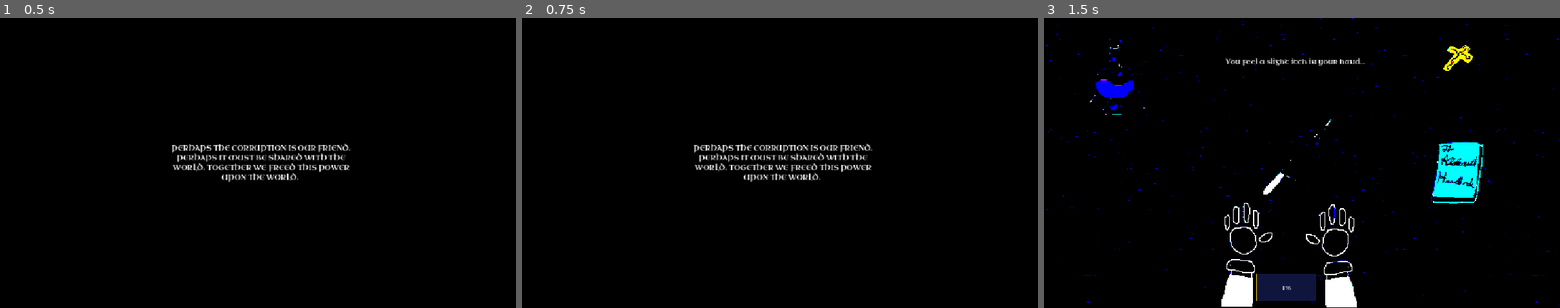
Above: before the commit, frames 1-3 (left to right).
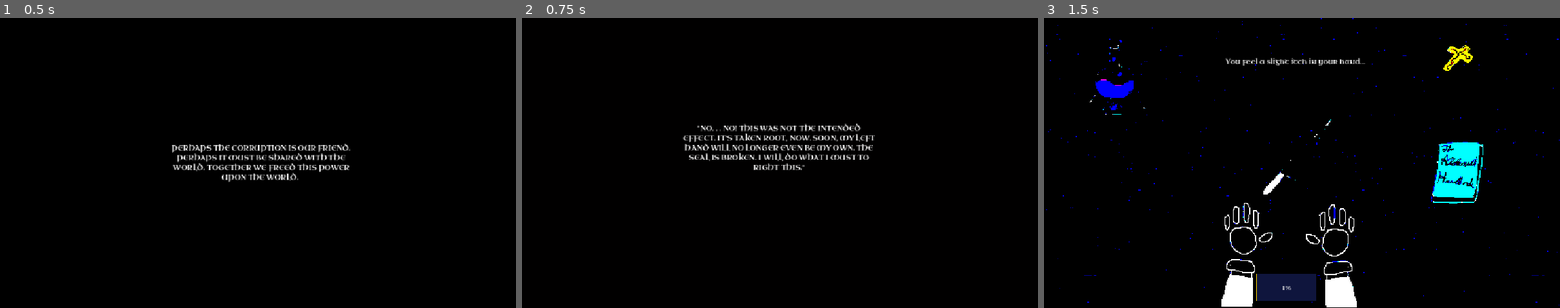
Above: after the commit, the same moments.

Repository: landonhershey/GWJ-Alchemist
Game: Godot game, scene res://scenes/endings/evil_ending.tscn
Two runs of this game, one before a commit and one after it. Both use one fixed random seed, a clock stepped at 60 frames per second and the inputs below. This scene is started directly instead of the project's main scene.
Inputs (mouse positions are in pixels of both pictures, inside the frame that each line leads up to):
- Up to frame 1 (0.5 s): no input
- Up to frame 2 (0.75 s): tap Enter at 0.5 s; move the mouse to (893, 148) at 0.52 s; click (893, 148) at 0.6 s
- Up to frame 3 (1.5 s): tap R (restart) at 1.25 s; move the mouse to (1198, 177) at 1.27 s; click (1198, 177) at 1.35 s

Frame 1 is identical in both runs. In frame 2, 2.5% of the frame differs, in the area x 31-69%, y 36-57%; in frame 3, nothing differs.

Commit message:
restart game on click after bad ending

Diff:
--- a/scenes/endings/evil_ending.tscn
+++ b/scenes/endings/evil_ending.tscn
@@ -1,8 +1,10 @@
-[gd_scene load_steps=2 format=3 uid="uid://dxjvxdr3r8qhu"]
+[gd_scene load_steps=3 format=3 uid="uid://dxjvxdr3r8qhu"]
 
 [ext_resource type="PackedScene" uid="uid://cwf53os0gwap5" path="res://scenes/endings/BaseEnding.tscn" id="1_ooedv"]
+[ext_resource type="Script" uid="uid://djxbuwpixim2s" path="res://scripts/bad_ending.gd" id="2_imx4w"]
 
 [node name="EvilEnding" instance=ExtResource("1_ooedv")]
+script = ExtResource("2_imx4w")
 
 [node name="RichTextLabel" parent="." index="1"]
 text = "PERHAPS THE CORRUPTION IS OUR FRIEND. PERHAPS IT MUST BE SHARED WITH THE WORLD. TOGETHER WE FREED THIS POWER UPON THE WORLD. "
--- a/scenes/endings/infection_ending.tscn
+++ b/scenes/endings/infection_ending.tscn
@@ -1,8 +1,10 @@
-[gd_scene load_steps=2 format=3 uid="uid://bpn6syodyaipv"]
+[gd_scene load_steps=3 format=3 uid="uid://bpn6syodyaipv"]
 
 [ext_resource type="PackedScene" uid="uid://cwf53os0gwap5" path="res://scenes/endings/BaseEnding.tscn" id="1_f4t2r"]
+[ext_resource type="Script" uid="uid://djxbuwpixim2s" path="res://scripts/bad_ending.gd" id="2_71kgd"]
 
 [node name="InfectionEnding" instance=ExtResource("1_f4t2r")]
+script = ExtResource("2_71kgd")
 
 [node name="RichTextLabel" parent="." index="1"]
 text = "IT’S TOO LATE. THE CORRUPTED HAND HAS GAINED FULL CONTROL. THE DOOR IS OPEN. ONLY GOD CAN SAVE ME NOW.
--- /dev/null
+++ b/scripts/bad_ending.gd
@@ -0,0 +1,10 @@
+extends Node
+# @export var target_scene : PackedScene = preload("res://scenes/game.tscn")
+
+
+func _ready() -> void:
+	set_process(true)
+
+func _process(_delta: float) -> void:
+	if Input.is_action_just_pressed("click"):
+		get_tree().change_scene_to_file("res://scenes/start_game.tscn")
Not shown, added: scripts/bad_ending.gd.uid
